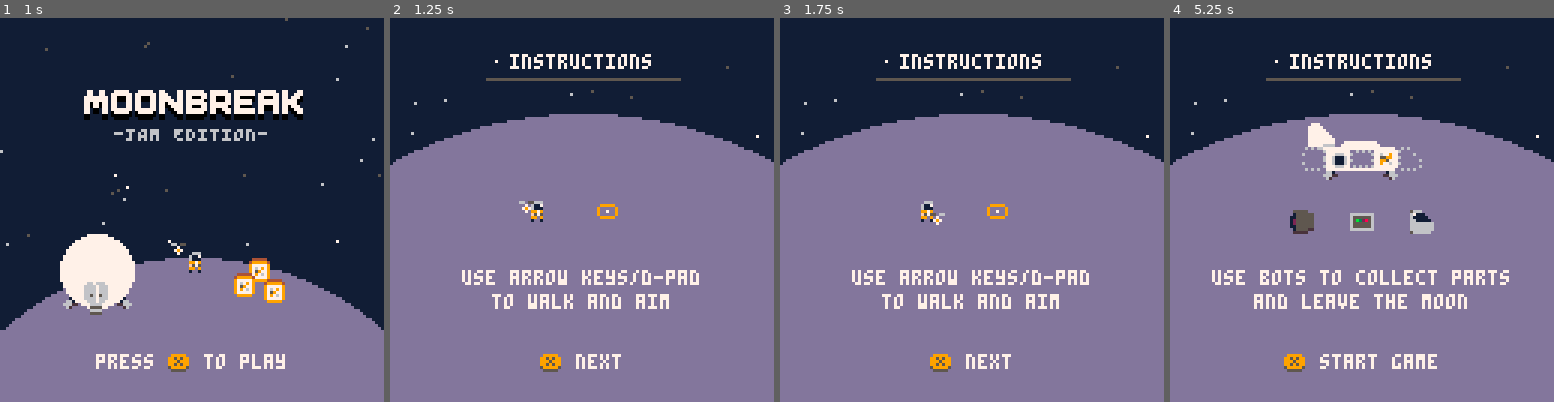
Above: before the commit, frames 1-4 (left to right).
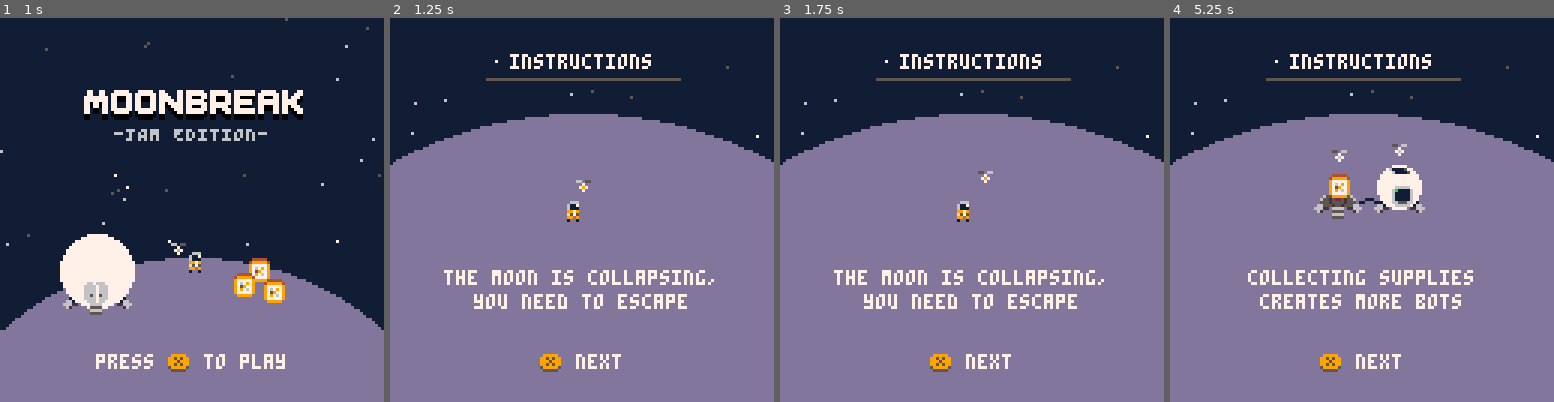
Above: after the commit, the same moments.

Repository: kevinthompson/moonbreak-p8
Game: PICO-8 cartridge moonbreak.p8
Same seed, same stepped clock (60 frames per second), same inputs: the game is played once before the commit and once after it.
Inputs:
- Up to frame 1 (1 s): tap X (X key) at 0.33 s; tap O (Z key) at 0.7 s
- Up to frame 2 (1.25 s): tap X (X key) at 1.07 s
- Up to frame 3 (1.75 s): hold Right from 1.6 s (still down); tap O (Z key) at 1.7 s
- Up to frame 4 (5.25 s): tap X (X key) every 1.12 s from 1.85 to 5.2 s; release Right at 2.1 s; tap O (Z key) every 0.4 s from 2.1 to 4.9 s; hold Up 2.15-2.42 s; hold Right 2.47-3.03 s; hold Left 3.08-3.58 s; hold Down 3.63-3.97 s; hold Right 4.02-4.68 s; hold Up 4.73-5.03 s; hold Left from 5.08 s (still down)

Frame 1 is identical in both runs. In frame 2, 2.5% of the frame differs, in the area x 14-85%, y 42-76%; in frame 3, 2.5%; in frame 4, 7.6%, in the area x 10-89%, y 27-93%.

Commit message:
chore: add additional instruction and simplify ending

Diff:
--- a/scripts/scenes/game.lua
+++ b/scripts/scenes/game.lua
@@ -78,12 +78,7 @@
         if (player) player:destroy()
 
         async:call(function()
-          while ship_instance.y > 0 do
-            ship_instance.x = lerp(ship_instance.x, 1024, .005)
-            ship_instance.y = lerp(ship_instance.y, -128, .005)
-            yield()
-          end
-
+          wait(30)
           scene:load(ending)
         end)
       end
--- a/scripts/scenes/instructions.lua
+++ b/scripts/scenes/instructions.lua
@@ -9,7 +9,7 @@
 
     person_instance = person:new({
       player_control = false,
-      x = 48,
+      x = 60,
       y = 67
     })
 
@@ -72,6 +72,18 @@
 
   slides = {
     function(_ENV)
+      person_instance:draw()
+      for b in all(person_instance.bots) do
+        b.x = lerp(b.x, person_instance.x + 8, .1)
+        b.y = lerp(b.y, person_instance.y - 12, .1)
+        b:draw()
+      end
+      printc("the moon is collapsing,", 84, 7)
+      printc("you need to escape", 92, 7)
+    end,
+
+    function(_ENV)
+      person_instance.x = lerp(person_instance.x, 48, .1)
       person_instance:draw()
       cursor_instance:draw()
       for b in all(person_instance.bots) do
